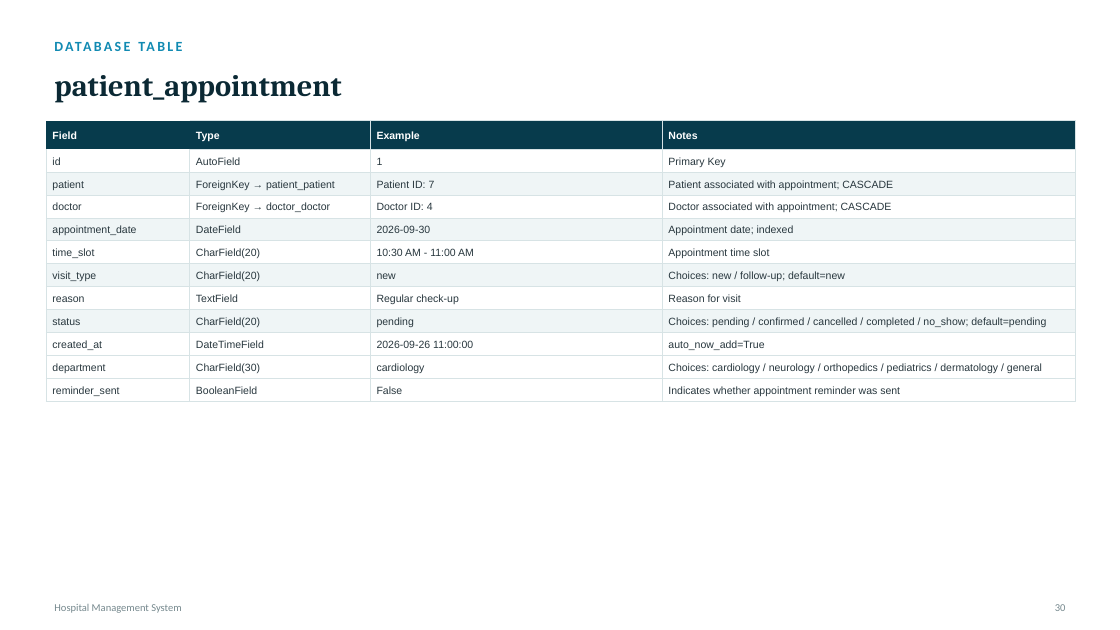
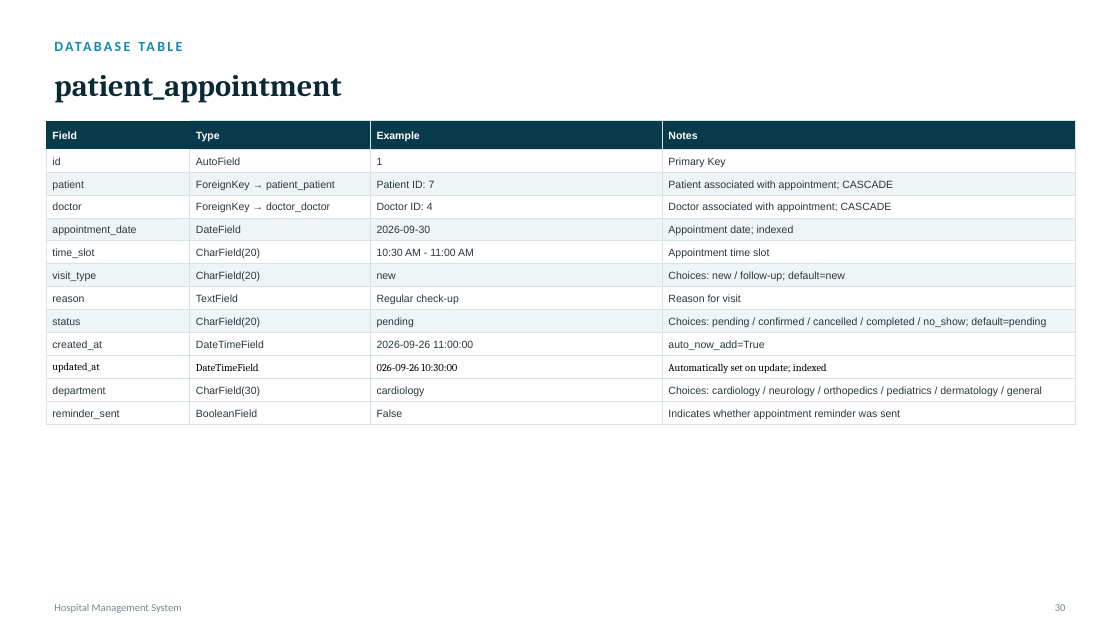
Before and after one commit to lakshitbuilds/Hospital-Management-System, a slide deck: slide 29 of HMS_Project_Presentation.pptx (slide 28 before the commit). Drawn at 1120x630 pixels with LibreOffice and Linux fonts; fonts in the diff are those of the drawing. Boxes give left, top, right and bottom in pixels: in the first picture for what was removed or moved away, otherwise in the second. Text is boxed around its words. In the diff, an @@ line names an element or a change of style, - is before the commit and + after.

```diff
--- a/HMS_Project_Presentation.pptx
+++ b/HMS_Project_Presentation.pptx
@@ table at <box>46,121,1076,424</box> @@
+row 11: updated_at | DateTimeField | 026-09-26 10:30:00 | Automatically set on update; indexed
```
Also in this commit, not shown: 4 other slides changed, 1 slide added, 10 other files.
